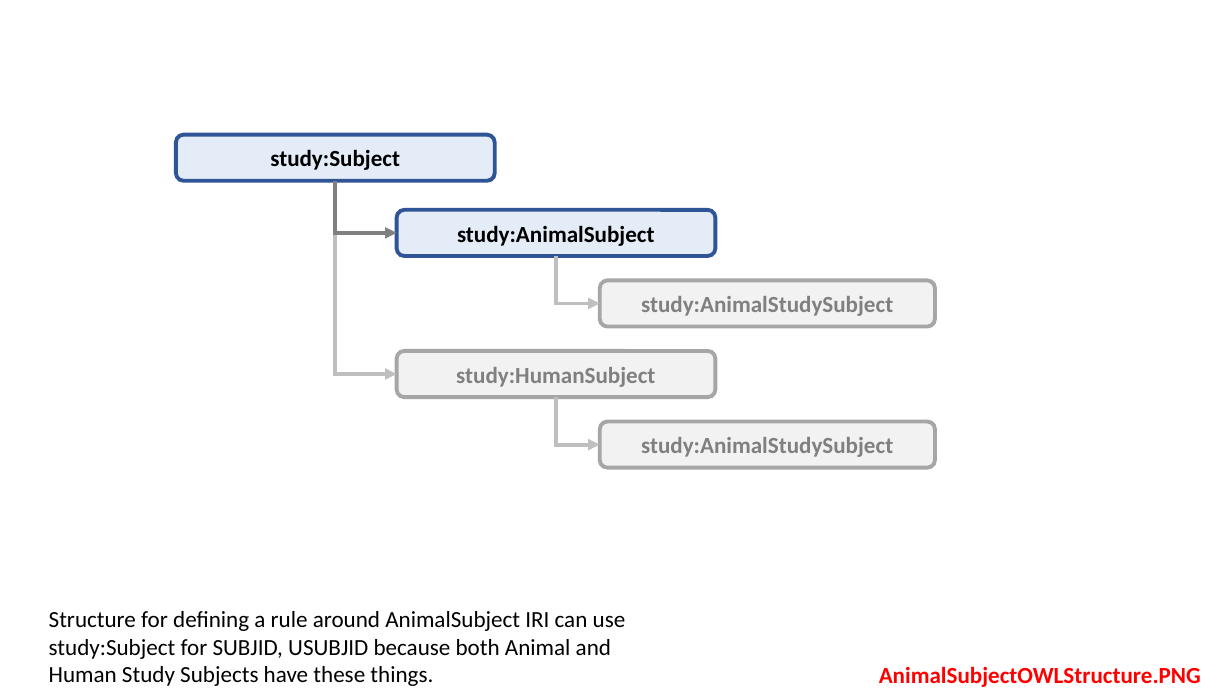
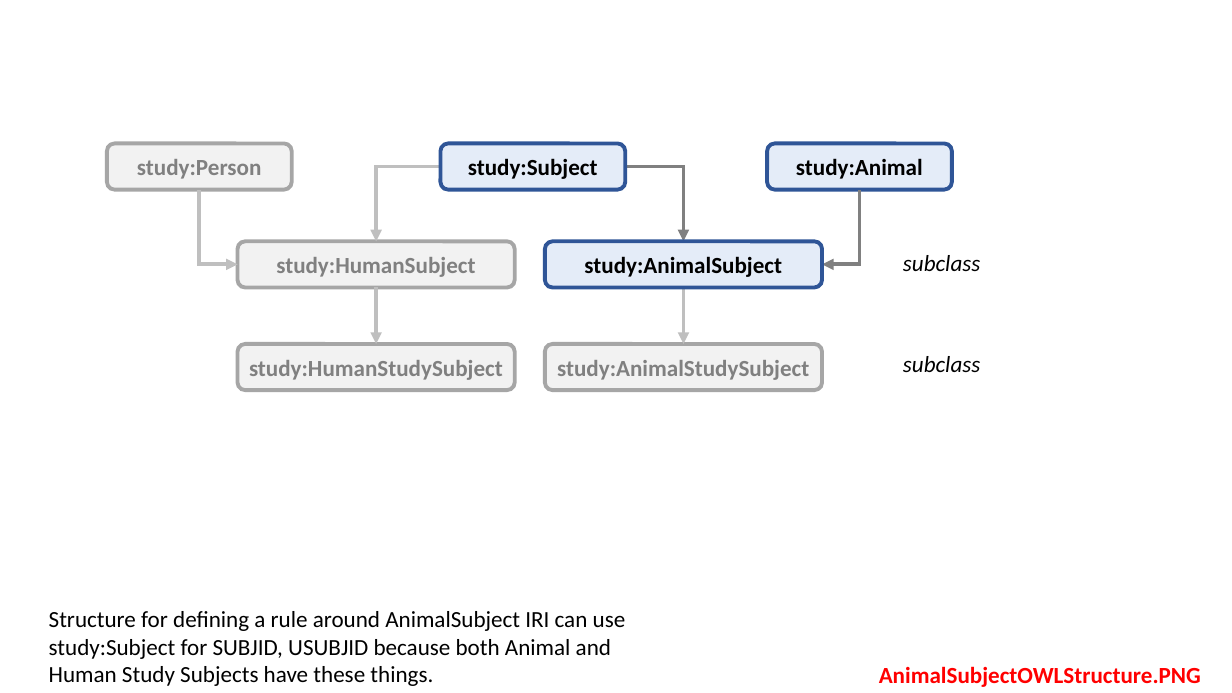
Before and after one commit to phuse-org/SENDConform, a slide deck: slide 5 of doc/images/ImageSources.pptx. Drawn at 1232x693 pixels with LibreOffice and Linux fonts; fonts in the diff are those of the drawing. Boxes give left, top, right and bottom in pixels: in the first picture for what was removed or moved away, otherwise in the second. Text is boxed around its words. In the diff, an @@ line names an element or a change of style, - is before the commit and + after.

```diff
--- a/doc/images/ImageSources.pptx
+++ b/doc/images/ImageSources.pptx
@@ rounded rectangle added at (107,143,292,189), fill #F2F2F2, outline #A6A6A6 3 pt, 18 pt, text #808080, bold @@
+study:Person
@@ rounded rectangle "study:Subject": place and size @@
-rounded rectangle "study:Subject" at (176,135,494,181)
+rounded rectangle "study:Subject" at (441,143,626,189)
@@ rounded rectangle added at (767,143,952,189), fill #E4ECF8, outline #2F5597 3 pt, 18 pt, text #000000, bold @@
+study:Animal
@@ elbow arrow moved from (335, 181) - (396, 233) to (441, 166) - (376, 241) @@
@@ elbow arrow (441, 166) - (376, 241): stroke #808080 3 pt to #BFBFBF 3 pt @@
@@ elbow arrow added from (626, 166) to (684, 241), #808080 3 pt @@
@@ elbow arrow added from (200, 189) to (238, 264), #BFBFBF 3 pt @@
@@ elbow arrow removed from (335, 181) to (396, 374) @@
@@ elbow arrow added from (860, 189) to (823, 264), #808080 3 pt @@
@@ rounded rectangle "study:HumanSubject": place and size @@
-rounded rectangle "study:HumanSubject" at (396,351,715,397)
+rounded rectangle "study:HumanSubject" at (238,241,515,287)
@@ rounded rectangle "study:AnimalSubject": place and size @@
-rounded rectangle "study:AnimalSubject" at (396,210,715,256)
+rounded rectangle "study:AnimalSubject" at (545,241,823,287)
@@ elbow arrow removed from (556, 256) to (600, 303) @@
@@ text added at (903,255,980,271), 18 pt, text #000000, italic @@
+subclass
@@ arrow added from (376, 287) to (376, 344), #BFBFBF 3 pt @@
@@ arrow added from (684, 287) to (684, 344), #BFBFBF 3 pt @@
@@ rounded rectangle "study:HumanStudySubject": place and size @@
-rounded rectangle "study:HumanStudySubject" at (600,421,935,468)
+rounded rectangle "study:HumanStudySubject" at (238,344,515,390)
@@ rounded rectangle "study:AnimalStudySubject": place and size @@
-rounded rectangle "study:AnimalStudySubject" at (600,280,935,326)
+rounded rectangle "study:AnimalStudySubject" at (545,344,823,390)
@@ text added at (903,356,980,372), 18 pt, text #000000, italic @@
+subclass
@@ text in rounded rectangle at (249,360,503,380): text changed @@
-study:AnimalStudySubject
+study:HumanStudySubject
@@ elbow arrow removed from (556, 397) to (600, 445) @@
```
Also in this commit, not shown: 1 other slide changed, 15 other files.
